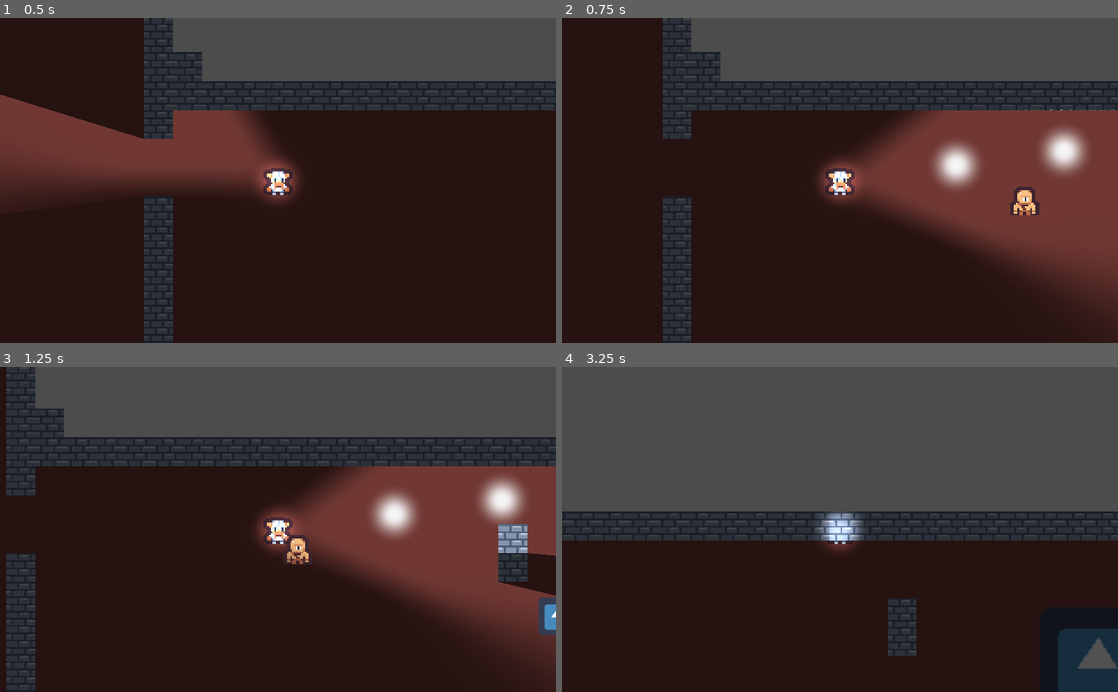
Above: before the commit, frames 1-4 (two rows, left to right).
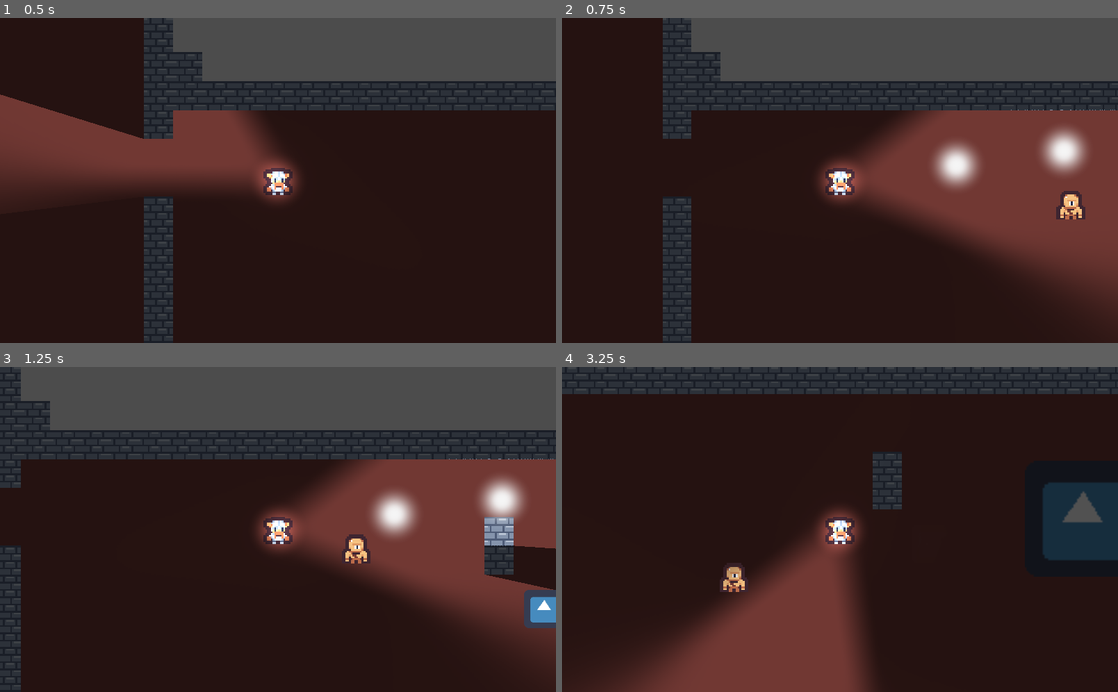
Above: after the commit, the same moments.

Repository: alexhernandez-git/zombies
Game: Godot game, scene res://World/world.tscn
Same seed, same stepped clock (60 frames per second), same inputs: the game is played once before the commit and once after it. The engine's default icon, where the game draws it, is replaced by a stand-in: a white triangle on a blue panel in a dark square.
Inputs (mouse positions are in pixels of both pictures, inside the frame that each line leads up to):
- Up to frame 1 (0.5 s): no input
- Up to frame 2 (0.75 s): tap Enter at 0.5 s; move the mouse to (962, 164) at 0.52 s; press the mouse at (962, 164) at 0.53 s; hold Right (ui_right) from 0.53 s (still down)
- Up to frame 3 (1.25 s): keep holding Right (ui_right)
- Up to frame 4 (3.25 s): move the mouse to (728, 545) at 1.27 s; release Right (ui_right) at 1.28 s; release the mouse at (728, 545) at 1.28 s; hold Down (ui_down) 1.28-2.03 s; click (728, 545) at 1.35 s; move the mouse to (895, 458) at 2.02 s; press the mouse at (895, 458) at 2.03 s; hold Right (ui_right) 2.03-2.78 s; move the mouse to (812, 594) at 2.77 s; release the mouse at (812, 594) at 2.78 s; hold Up (ui_up) from 2.78 s (still down); click (812, 594) at 2.85 s

Frame 1 is identical in both runs. In frame 2, 0.7% of the frame differs, in the area x 80-95%, y 51-62%; in frame 3, 8.2%; in frame 4, 66%, in the area x 0-100%, y 0-100%.

Commit message:
fefwffaw

Diff:
--- a/Enemy/enemy.gd
+++ b/Enemy/enemy.gd
@@ -7,6 +7,7 @@
 onready var _player = get_node(path_to_player)
 onready var _timer: Timer = $Timer
 var health = Globals.enemyHealth
+
 
 func _ready() -> void:
 	_update_pathfinding()
@@ -18,7 +19,7 @@
 
 	var direction = global_position.direction_to(_agent.get_next_location())
 
-	var desired_velocity = direction * 100.0
+	var desired_velocity = direction * Globals.enemySpeed
 	var steering = (desired_velocity - _velocity) * delta * 4.0
 	_velocity += steering
 
@@ -34,9 +35,12 @@
 	_update_pathfinding()
 
 func takeDamage(damage: int):
+	Globals.money += 10
 	health -= damage
 	if health <= 0:
 		die()
 
 func die():
+	Globals.money += 50
+	Globals.remainingEnemies -= 1
 	queue_free()
--- a/Globals/globals.gd
+++ b/Globals/globals.gd
@@ -1,5 +1,8 @@
 extends Node
 
+
+# Perks = Health | Revive | Fast Fire | Reload protection | Fast reload
+# Power Up = Max Amo | Triple Weapon | Invencibility | Nuclear Bomb | Unlimited fire | Clear vision
 
 # Declare member variables here. Examples:
 # var a = 2
@@ -8,11 +11,33 @@
 
 var enemyHealth = 10
 
-# Called when the node enters the scene tree for the first time.
-func _ready():
-	pass # Replace with function body.
+var remainingEnemies = 10
 
+var enemySpeed = 50
 
-# Called every frame. 'delta' is the elapsed time since the previous frame.
-#func _process(delta):
-#	pass
+var maxEnemeySpeed = 100
+
+var money = 0
+
+func _process(delta):
+	print("roundCount")
+	print(roundCount)
+	print("***********************************************************")
+	print("enemyHealth")
+	print(enemyHealth)
+	print("***********************************************************")
+	print("remainingEnemies")
+	print(remainingEnemies)
+	print("***********************************************************")
+	print("enemySpeed")
+	print(enemySpeed)
+	print("***********************************************************")
+	print("money")
+	print(money)
+	print("***********************************************************")
+	if remainingEnemies <= 0:
+		roundCount += 1
+		remainingEnemies =  10 * roundCount
+		enemyHealth = 10 * roundCount
+		if enemySpeed < maxEnemeySpeed:
+			enemySpeed += 10
--- /dev/null
+++ b/Perks/health_perk.tscn
@@ -0,0 +1,14 @@
+[gd_scene load_steps=3 format=2]
+
+[ext_resource path="res://icon.png" type="Texture" id=1]
+
+[sub_resource type="RectangleShape2D" id=1]
+
+[node name="HealthPerk" type="Area2D"]
+
+[node name="CollisionShape2D" type="CollisionShape2D" parent="."]
+shape = SubResource( 1 )
+disabled = true
+
+[node name="Sprite" type="Sprite" parent="."]
+texture = ExtResource( 1 )
--- /dev/null
+++ b/Perks/revive_perk.tscn
@@ -0,0 +1,14 @@
+[gd_scene load_steps=3 format=2]
+
+[ext_resource path="res://icon.png" type="Texture" id=1]
+
+[sub_resource type="RectangleShape2D" id=1]
+
+[node name="revive_perk" type="Area2D"]
+
+[node name="CollisionShape2D" type="CollisionShape2D" parent="."]
+shape = SubResource( 1 )
+disabled = true
+
+[node name="Sprite" type="Sprite" parent="."]
+texture = ExtResource( 1 )
--- a/Player/bullet.gd
+++ b/Player/bullet.gd
@@ -16,8 +16,7 @@
 
 
 func _on_Bullet_body_entered(body):
-	print(body.name)
-	if body.has_method("die"):
+	if body.has_method("takeDamage"):
 		body.takeDamage(10)
 	if body.name != "Player" and not "Enemy" in body.name:
 		queue_free()
--- a/Player/player.gd
+++ b/Player/player.gd
@@ -5,6 +5,8 @@
 var SPEED = 120
 
 var DISTANCE_IN_FRONT = 15
+
+var health = 100
 
 onready var light = $Light2D
 onready var maskedLight = $Light2D3
@@ -41,5 +43,15 @@
 		bullet_instance.set_direction(direction_to_mouse)
 
 func _on_hurtBox_area_entered(area):
-	print("area")
-	pass # Replace with function body.
+	if "hitBox" in area.name:
+		print("entra2")
+		takeDamage(50)
+
+func takeDamage(damage: int):
+	health -= damage
+	if health <= 0:
+		die()
+
+func die():
+	print("entra 1")
+	queue_free()
--- a/World/world.gd
+++ b/World/world.gd
@@ -28,9 +28,6 @@
 		enemy_instance.position = randomSpawnPoint.global_position
 		enemy_instance.z_index = 1
 		add_child(enemy_instance)
-# Called every frame. 'delta' is the elapsed time since the previous frame.
-#func _process(delta):
-#	pass
 
 func rand_range_int(min_value, max_value):
 	return randi() % (max_value - min_value + 1) + min_value
